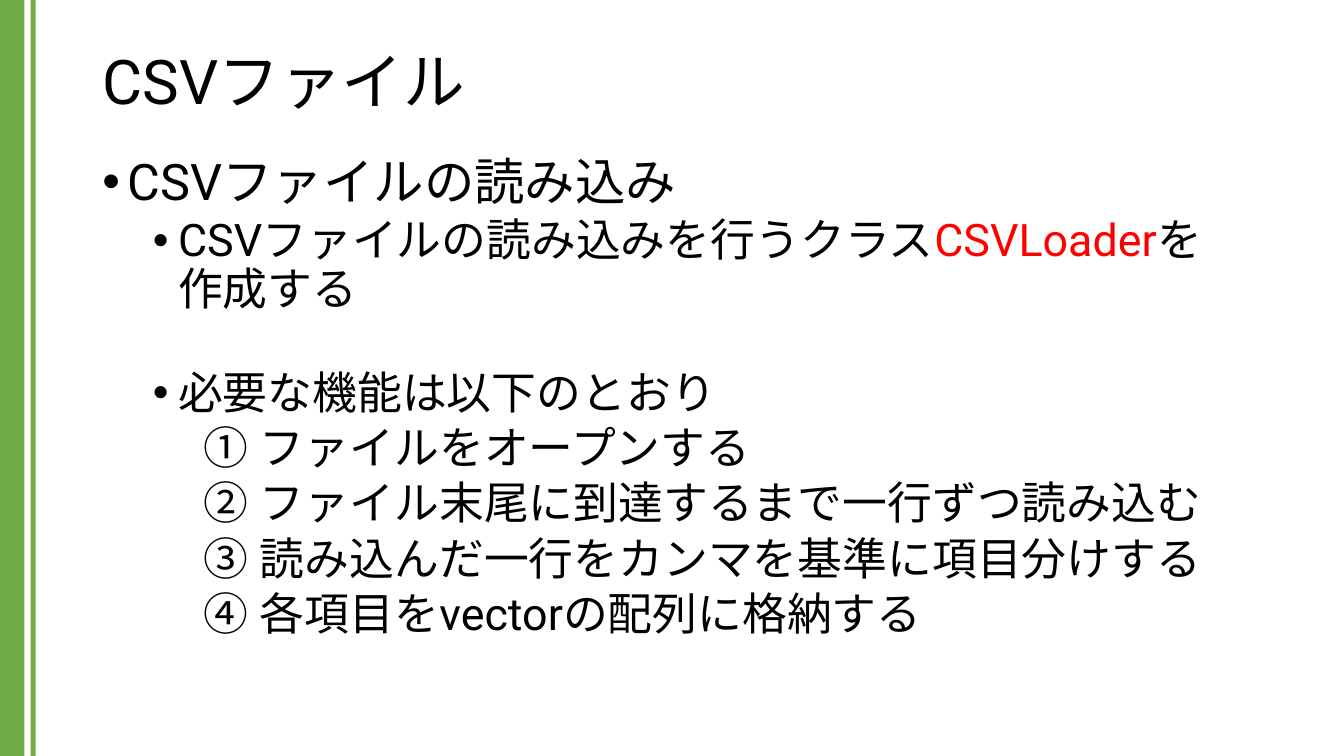
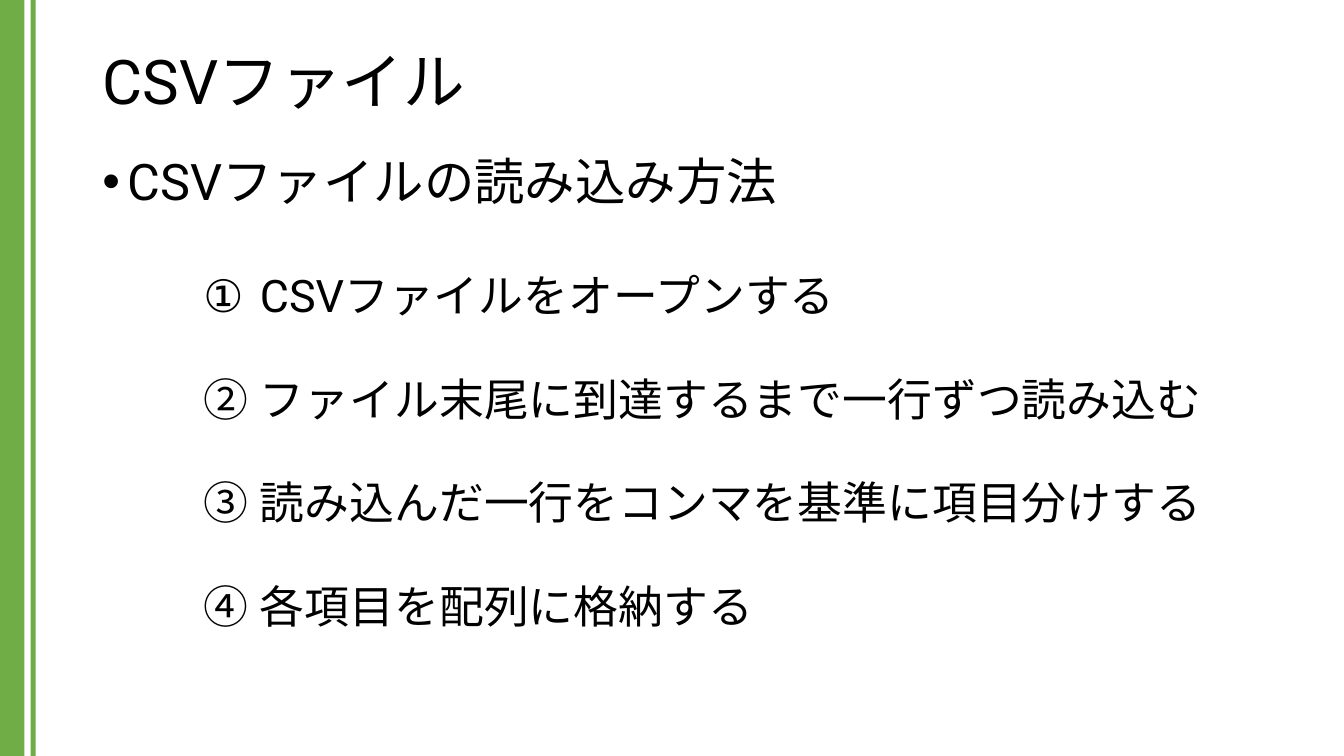
Before and after one commit to kic-murata/cpp2024, a slide deck: slide 8 of 授業資料/講義資料：CSVファイル.pptx. Drawn at 1344x756 pixels with LibreOffice and Linux fonts; fonts in the diff are those of the drawing. Boxes give left, top, right and bottom in pixels: in the first picture for what was removed or moved away, otherwise in the second. Text is boxed around its words. In the diff, an @@ line names an element or a change of style, - is before the commit and + after.

```diff
--- a/授業資料/講義資料：CSVファイル.pptx
+++ b/授業資料/講義資料：CSVファイル.pptx
@@ text at <box>128,157,835,316</box>: text changed; size 32 to 36 pt @@
-• CSVファイルの読み込み
-  • CSVファイルの読み込みを行うクラスCSVLoaderを
-    作成する
-  • 必要な機能は以下のとおり
-    1. ファイルをオープンする
+• CSVファイルの読み込み方法
+    1. CSVファイルをオープンする
@@ text at <box>260,481,1201,627</box>: text changed @@
-    3. 読み込んだ一行をカンマを基準に項目分けする
-    4. 各項目をvectorの配列に格納する
+    3. 読み込んだ一行をコンマを基準に項目分けする
+    4. 各項目を配列に格納する
```
Also in this commit, not shown: 5 other slides changed, 15 slides added.
